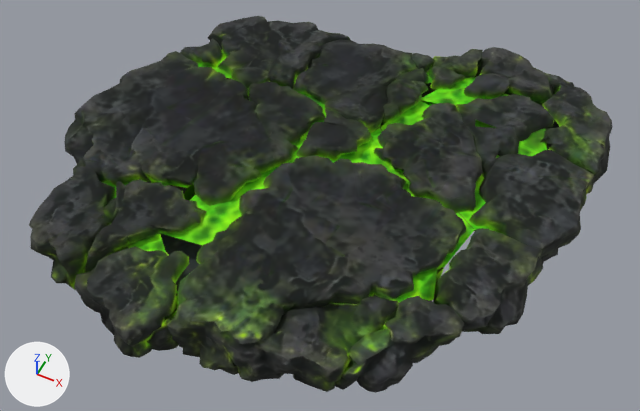
A saved change to the glTF model app/src/main/assets/assets/meshy/rift-slab.glb.
The view is the same before and after, from a 50 mm lens placed at (0.516, -1.007, 1.167), pointed at (0.031, -0.038, -0.044). The axes (+X, +Y, +Z) are drawn at lower left. The lights are the same throughout. The first picture is the older version. Where no turn or scale is listed for an object, it has been applied to the vertices. Vertices at exactly the same position are counted once.

Names of what the first picture shows: 'geometry_0'.
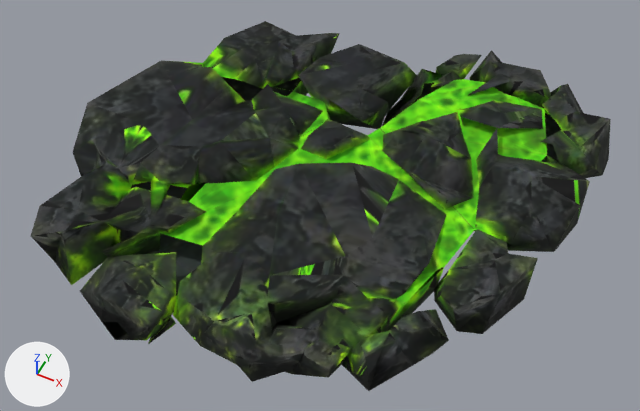
Where the newer file only moved an object's origin or applied its transform, the numbers keep the older frame.

What differs and where, as boxes [x1, y1, x2, y2] in the pictures (640 x 411 px):
'geometry_0', reshaped: before [29, 16, 612, 393]; after [31, 21, 611, 391]
part 1 of me_geometry_0, deleted: before [411, 53, 435, 72]
part 2 of me_geometry_0, deleted: before [29, 16, 612, 393]

Patch to the scene script:
```diff
--- a/app/src/main/assets/assets/meshy/rift-slab.glb.py
+++ b/app/src/main/assets/assets/meshy/rift-slab.glb.py
@@ me_geometry_0 @@
 # used by ob_geometry_0; location = (0.0, 0.002, 0.0)
-me_geometry_0.from_pydata(...)  # 2653 vertices, 4970 faces; spans x -0.479..0.479, y -0.468..0.468, z -0.043..0.043
+me_geometry_0.from_pydata(...)  # 401 vertices, 697 faces; spans x -0.468..0.474, y -0.449..0.463, z -0.042..0.037
+# me_geometry_0 part 1: the loose piece of 37 vertices spanning x 0.033..0.091, y 0.331..0.375, z -0.041..0.021 is deleted
+# me_geometry_0 part 2: 2215 vertices removed from x -0.479..0.479, y -0.468..0.468, z -0.043..0.043
 me_geometry_0.materials.append(mat_material_0)
```
